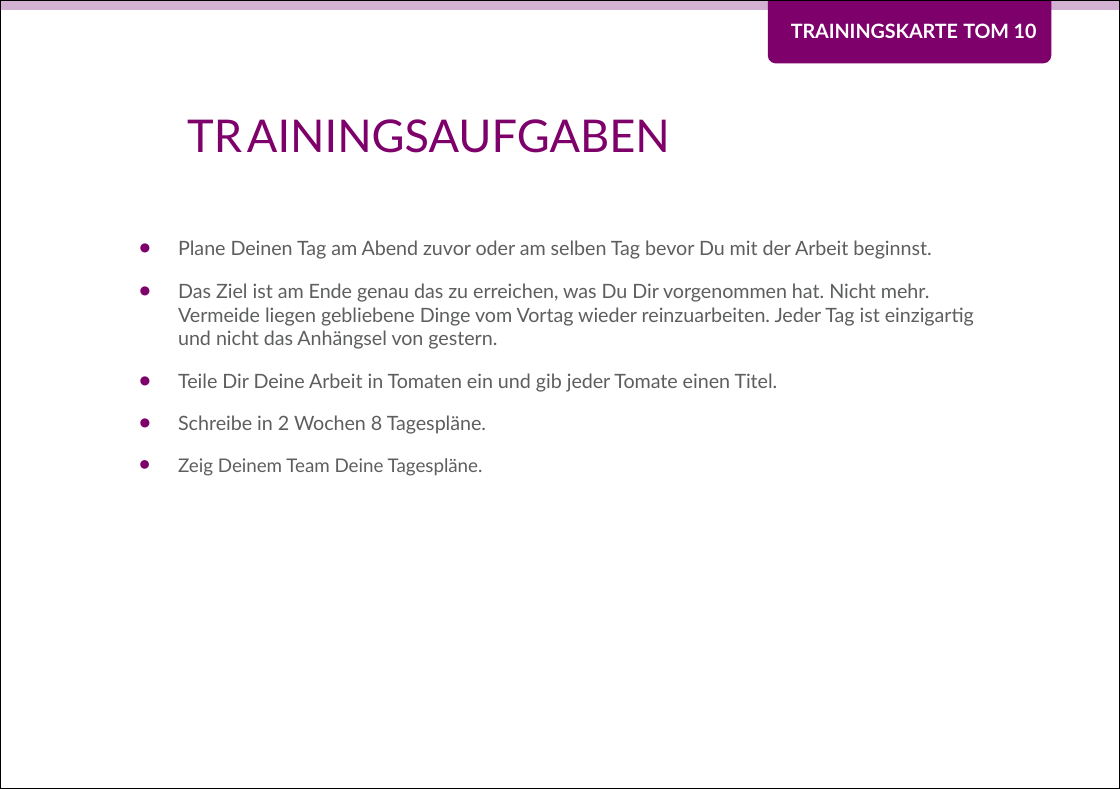
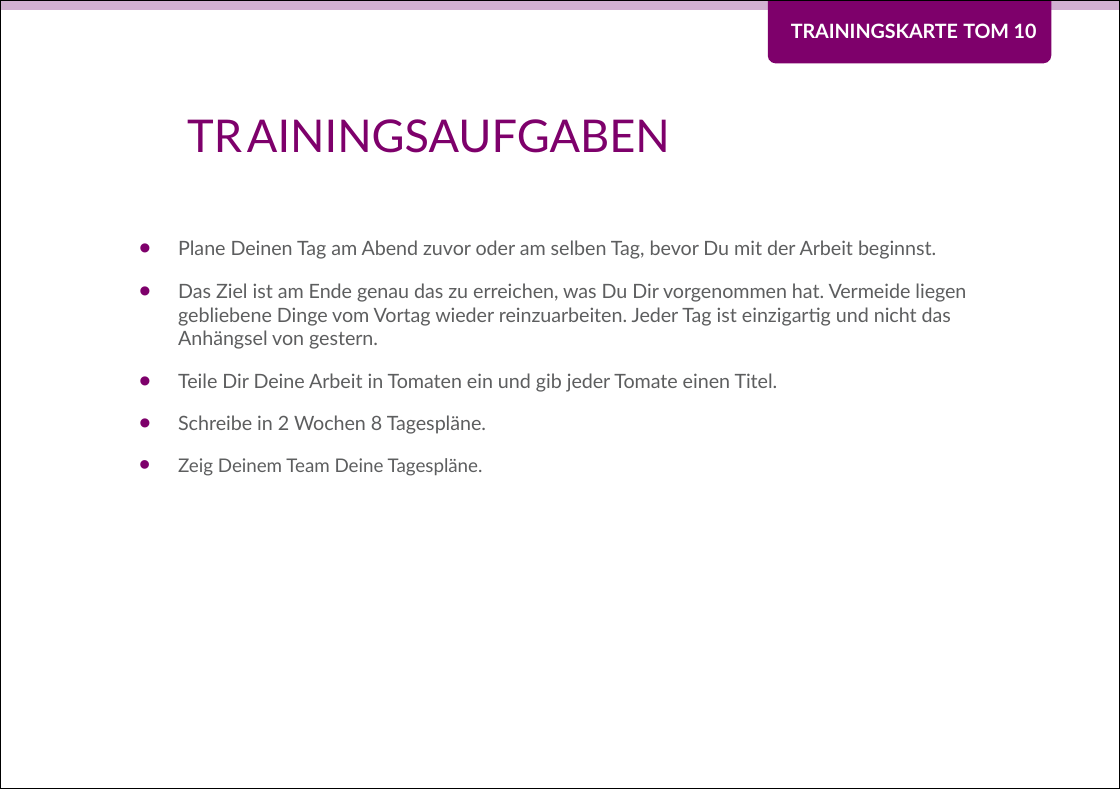
Before and after one commit to Teamtool/training-materials, a slide deck: slide 2 of training-cards/music moves/Tomatoes (TOM)/ger/apprentice/ger_TOM_10_Alles_Tomate_MM_A.pptx. Drawn at 1120x789 pixels with LibreOffice and Linux fonts; fonts in the diff are those of the drawing; background and template pictures are left out. Boxes give left, top, right and bottom in pixels: in the first picture for what was removed or moved away, otherwise in the second. Text is boxed around its words. In the diff, an @@ line names an element or a change of style, - is before the commit and + after.

Commit message:
TOM 10 Alles Tomate
Für Promotion überarbeitet...fast nichts verändert ;-)

```diff
--- a/training-cards/music moves/Tomatoes (TOM)/ger/apprentice/ger_TOM_10_Alles_Tomate_MM_A.pptx
+++ b/training-cards/music moves/Tomatoes (TOM)/ger/apprentice/ger_TOM_10_Alles_Tomate_MM_A.pptx
@@ text at (178,240,966,349): text changed @@
-• Plane Deinen Tag am Abend zuvor oder am selben Tag bevor Du mit der Arbeit beginnst.
-• Das Ziel ist am Ende genau das zu erreichen, was Du Dir vorgenommen hat. Nicht mehr. Vermeide liegen gebliebene Dinge vom Vortag wieder reinzuarbeiten. Jeder Tag ist einzigartig und nicht das Anhängsel von gestern.
+• Plane Deinen Tag am Abend zuvor oder am selben Tag, bevor Du mit der Arbeit beginnst.
+• Das Ziel ist am Ende genau das zu erreichen, was Du Dir vorgenommen hat. Vermeide liegen gebliebene Dinge vom Vortag wieder reinzuarbeiten. Jeder Tag ist einzigartig und nicht das Anhängsel von gestern.
```
Also in this commit, not shown: 1 other slide changed, 1 other file.
